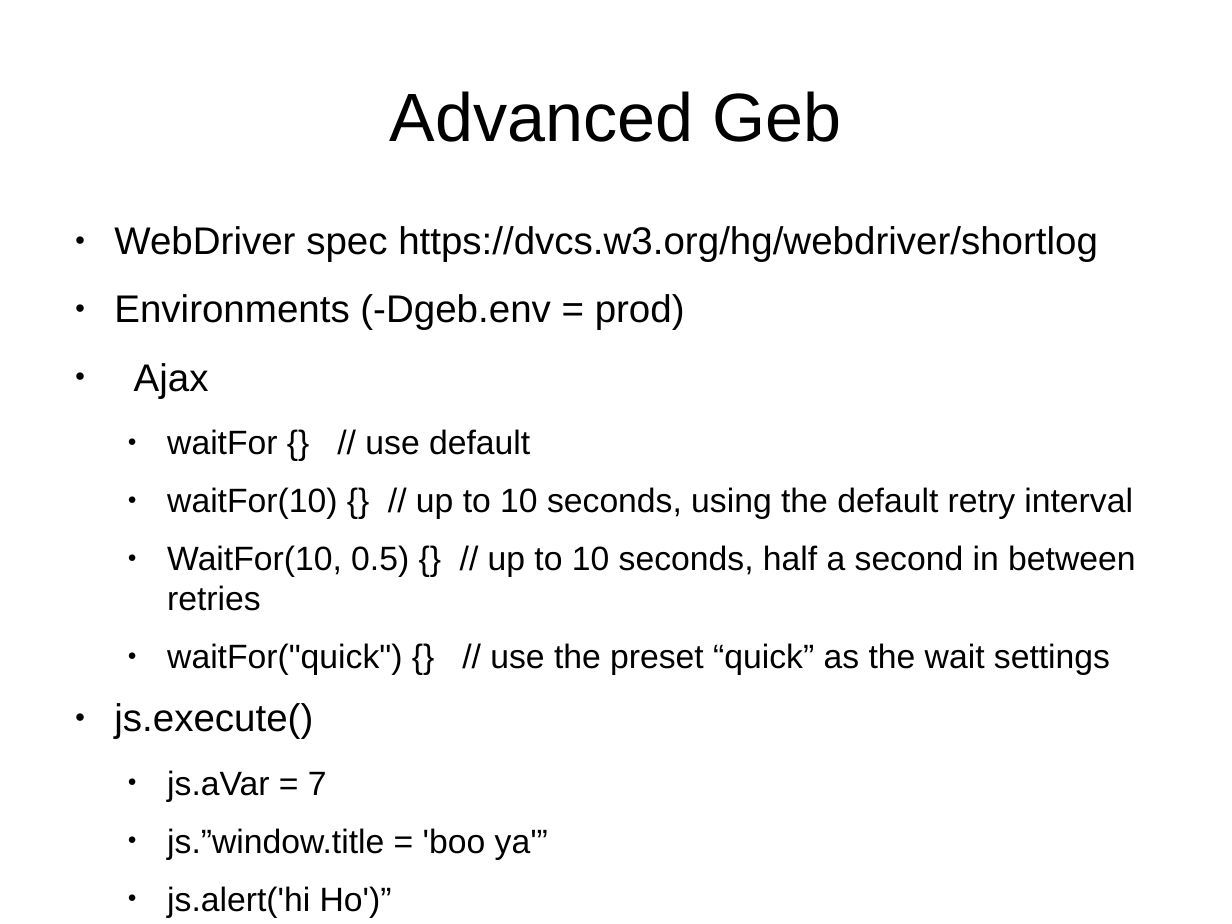
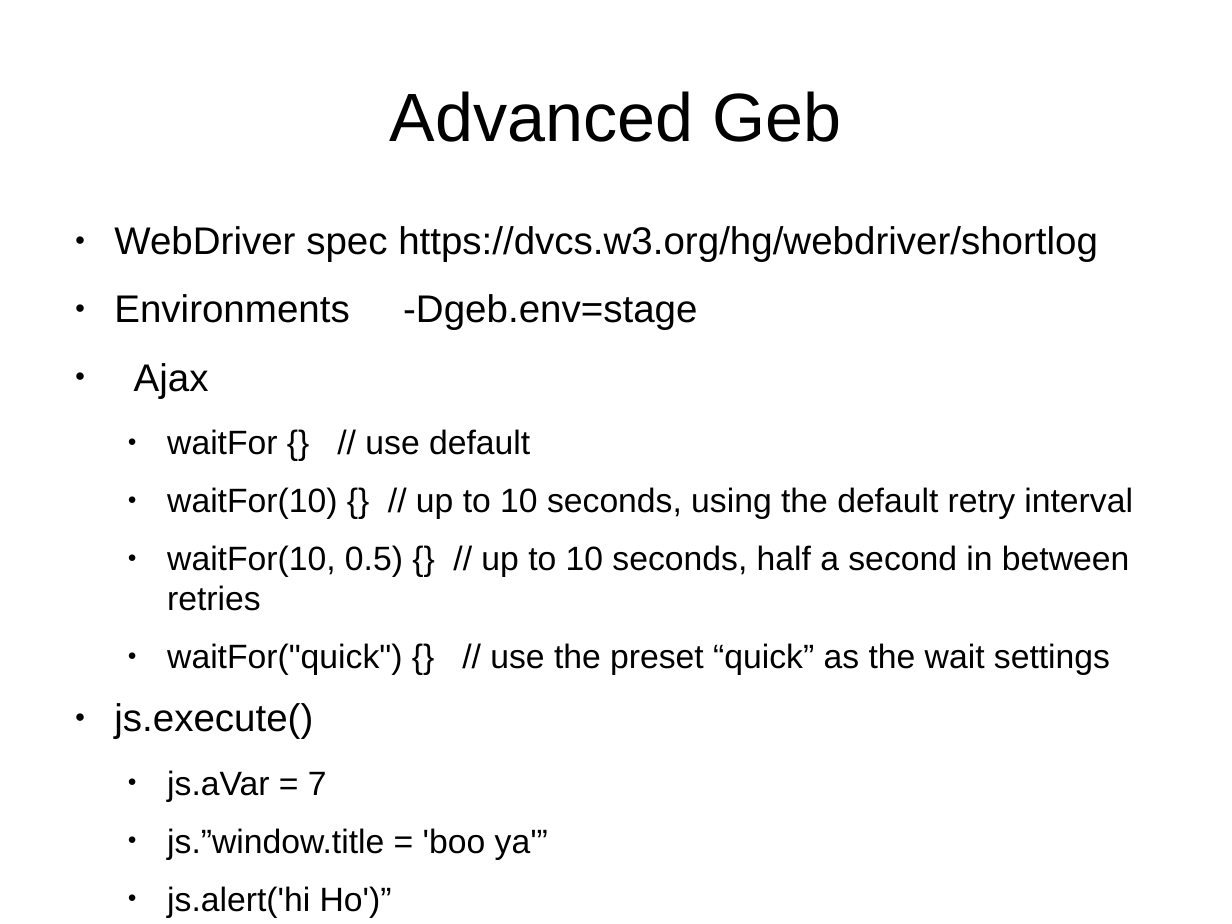
Before and after one commit to bherrmann7/simple-geb, a slide deck: slide 27 of talk/talk.odp. Drawn at 1232x924 pixels with LibreOffice and Linux fonts; fonts in the diff are those of the drawing. Boxes give left, top, right and bottom in pixels: in the first picture for what was removed or moved away, otherwise in the second. Text is boxed around its words. In the diff, an @@ line names an element or a change of style, - is before the commit and + after.

```diff
--- a/talk/talk.odp
+++ b/talk/talk.odp
@@ text at [114,294,349,323]: text changed @@
-● Environments (-Dgeb.env = prod)
+● Environments -Dgeb.env=stage
@@ text at [167,545,1129,611]: text changed @@
-  ● WaitFor(10, 0.5) {} // up to 10 seconds, half a second in between retries
+  ● waitFor(10, 0.5) {} // up to 10 seconds, half a second in between retries
```
Also in this commit, not shown: 2 other slides changed, 1 other file.
